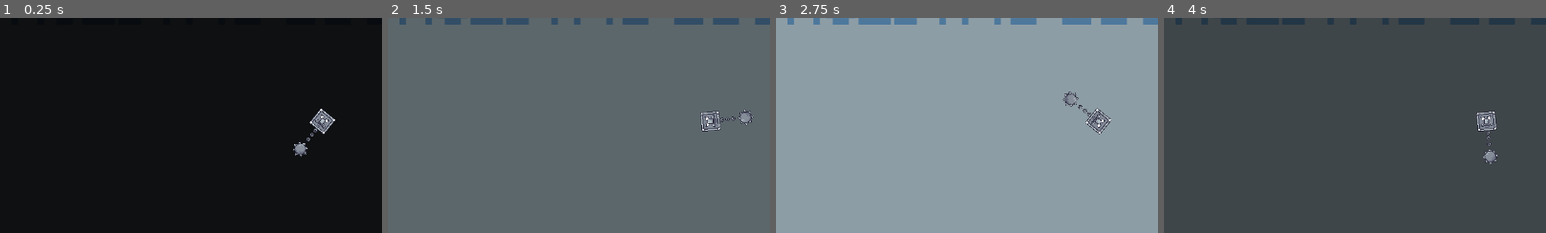
Above: before the commit, frames 1-4 (left to right).
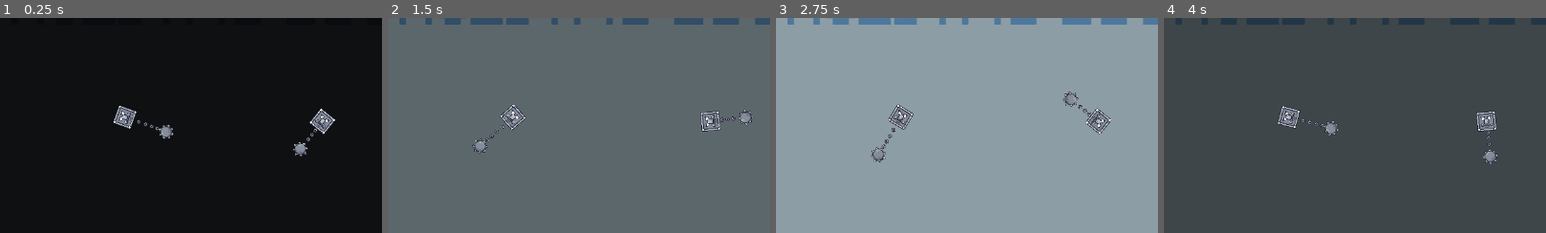
Above: after the commit, the same moments.

Repository: gonzalomz1/GGJ-PixARG
Game: Godot game, scene res://Scenes/Game/juego.tscn
The game is run twice, just before and just after one commit, with the same random seed, the same clock (stepped at 60 frames per second) and the same inputs.
Inputs:
- Up to frame 1 (0.25 s): no input
- Up to frame 2 (1.5 s): tap Enter (confirmar) at 0.5 s; hold Enter (confirmar) 0.53-1.28 s; hold Right (derecha) from 0.53 s (still down); tap Up (arriba) at 0.77 s; tap S (dash) at 1.35 s
- Up to frame 3 (2.75 s): tap Up (arriba) at 1.52 s; release Right (derecha) at 2.03 s; hold Left (izquierda) from 2.03 s (still down); hold Enter (confirmar) from 2.03 s (still down)
- Up to frame 4 (4 s): release Left (izquierda) at 2.78 s; release Enter (confirmar) at 2.78 s; hold Right (derecha) from 2.78 s (still down); tap S (dash) at 2.85 s; tap Up (arriba) at 3.02, 3.77 s; hold Enter (confirmar) from 3.53 s (still down)
The pictures show only the part of the screen within x 19-69%, y 50-100%; the shares and areas given below are measured in that part.

The runs differ from the first frame. In frame 1, 0.7% of the frame differs, in the area x 29-46%, y 40-57%; in frame 2, 0.5%; in frame 3, 0.5%; in frame 4, 0.6%.

Commit message:
update spike

Diff:
--- a/BurbuJAM/Scenes/Game/juego.tscn
+++ b/BurbuJAM/Scenes/Game/juego.tscn
@@ -9,6 +9,7 @@
 [ext_resource type="PackedScene" uid="uid://dsp06mr6q886n" path="res://Scenes/World/mundo.tscn" id="7_82po2"]
 [ext_resource type="PackedScene" uid="uid://c7yegve6lp5e0" path="res://Scenes/spike_ball.tscn" id="9_fpl5i"]
 [ext_resource type="PackedScene" uid="uid://bf3gt6njj5n8u" path="res://Scenes/spike_body.tscn" id="9_pt58w"]
+[ext_resource type="PackedScene" uid="uid://dk7vwgw1lfen8" path="res://spikeball2.tscn" id="10_5iopb"]
 
 [node name="Juego" type="Node2D"]
 script = ExtResource("1_2s3yi")
@@ -33,5 +34,8 @@
 [node name="SpikeBall" parent="." instance=ExtResource("9_fpl5i")]
 position = Vector2(785, 533)
 
+[node name="AnimatableBody2D" parent="." instance=ExtResource("10_5iopb")]
+position = Vector2(454, 526)
+
 [connection signal="comenzarJuego" from="Menu" to="." method="_on_menu_comenzar_juego"]
 [connection signal="terminoAnimacionInicioJuego" from="Menu" to="." method="_on_menu_termino_animacion_inicio_juego"]
--- a/BurbuJAM/Scenes/Prototypes/Characters/Jugador/jugador.tscn
+++ b/BurbuJAM/Scenes/Prototypes/Characters/Jugador/jugador.tscn
@@ -6,74 +6,24 @@
 [sub_resource type="RectangleShape2D" id="RectangleShape2D_f70a1"]
 size = Vector2(38, 59)
 
-[sub_resource type="RectangleShape2D" id="RectangleShape2D_soqhc"]
-size = Vector2(45, 66)
-
-[sub_resource type="Animation" id="Animation_n0a25"]
-length = 0.001
-tracks/0/type = "value"
-tracks/0/imported = false
-tracks/0/enabled = true
-tracks/0/path = NodePath("Sprite2D:visible")
-tracks/0/interp = 1
-tracks/0/loop_wrap = true
-tracks/0/keys = {
-"times": PackedFloat32Array(0),
-"transitions": PackedFloat32Array(1),
-"update": 1,
-"values": [true]
-}
-tracks/1/type = "value"
-tracks/1/imported = false
-tracks/1/enabled = true
-tracks/1/path = NodePath("Sprite2D:modulate")
-tracks/1/interp = 1
-tracks/1/loop_wrap = true
-tracks/1/keys = {
-"times": PackedFloat32Array(0),
-"transitions": PackedFloat32Array(1),
-"update": 0,
-"values": [Color(1, 1, 1, 1)]
-}
-
-[sub_resource type="Animation" id="Animation_qphay"]
-resource_name = "recibeGolpe"
-length = 1.6
-tracks/0/type = "value"
-tracks/0/imported = false
-tracks/0/enabled = true
-tracks/0/path = NodePath("Sprite2D:visible")
-tracks/0/interp = 1
-tracks/0/loop_wrap = true
-tracks/0/keys = {
-"times": PackedFloat32Array(0, 0.1, 0.2, 0.3, 0.4, 0.5, 0.6, 0.7, 0.8, 0.9, 1, 1.1, 1.2, 1.3, 1.4, 1.5, 1.6),
-"transitions": PackedFloat32Array(1, 1, 1, 1, 1, 1, 1, 1, 1, 1, 1, 1, 1, 1, 1, 1, 1),
-"update": 1,
-"values": [true, false, true, false, true, false, true, false, true, false, true, false, true, false, true, false, true]
-}
-tracks/1/type = "value"
-tracks/1/imported = false
-tracks/1/enabled = true
-tracks/1/path = NodePath("Sprite2D:modulate")
-tracks/1/interp = 1
-tracks/1/loop_wrap = true
-tracks/1/keys = {
-"times": PackedFloat32Array(0, 0.3, 0.6, 1.1, 1.5),
-"transitions": PackedFloat32Array(1, 1, 1, 1, 1),
-"update": 0,
-"values": [Color(1, 1, 1, 1), Color(1, 1, 1, 0), Color(1, 1, 1, 1), Color(1, 1, 1, 0), Color(1, 1, 1, 1)]
-}
-
-[sub_resource type="AnimationLibrary" id="AnimationLibrary_ec371"]
-_data = {
-"RESET": SubResource("Animation_n0a25"),
-"recibeGolpe": SubResource("Animation_qphay")
-}
-
 [node name="Jugador" type="CharacterBody2D"]
 collision_layer = 2
 collision_mask = 21
 script = ExtResource("1_8dswk")
+
+[node name="UI" type="Node2D" parent="."]
+
+[node name="TIEMPO" type="Label" parent="UI"]
+offset_right = 40.0
+offset_bottom = 23.0
+
+[node name="Label2" type="Label" parent="UI"]
+offset_right = 40.0
+offset_bottom = 23.0
+
+[node name="Label3" type="Label" parent="UI"]
+offset_right = 40.0
+offset_bottom = 23.0
 
 [node name="CollisionShape2D" type="CollisionShape2D" parent="."]
 position = Vector2(1, 0.5)
@@ -90,24 +40,3 @@
 limit_right = 1280
 limit_bottom = 720
 limit_smoothed = true
-
-[node name="Escudo" type="Area2D" parent="."]
-collision_layer = 32
-collision_mask = 4
-
-[node name="CollisionShape2D" type="CollisionShape2D" parent="Escudo"]
-position = Vector2(0.5, 0)
-shape = SubResource("RectangleShape2D_soqhc")
-debug_color = Color(0.980392, 0, 0.380392, 0.419608)
-
-[node name="ColorRect" type="ColorRect" parent="Escudo"]
-offset_left = -22.0
-offset_top = -33.0
-offset_right = 23.0
-offset_bottom = 33.0
-color = Color(0, 0.27451, 0.619608, 0.717647)
-
-[node name="AnimationPlayer" type="AnimationPlayer" parent="."]
-libraries = {
-"": SubResource("AnimationLibrary_ec371")
-}
--- a/BurbuJAM/spikeball2.tscn
+++ b/BurbuJAM/spikeball2.tscn
@@ -83,3 +83,4 @@
 libraries = {
 "": SubResource("AnimationLibrary_aqoai")
 }
+autoplay = "halfSwinf"
Not shown, added: BurbuJAM/Assets/Art/Animation/anim_personaje/rana_pixel_sprite_sheet_nado_arriba.png.import
Not shown, added: BurbuJAM/Assets/Art/Animation/anim_personaje/rana_pixel_sprite_sheet_nado_costado.png.import
Not shown: 1 places in BurbuJAM/Scenes/Game/juego.tscn that only renumber resources
Not shown: 1 places in BurbuJAM/Scenes/Prototypes/Characters/Jugador/jugador.tscn that only renumber resources
